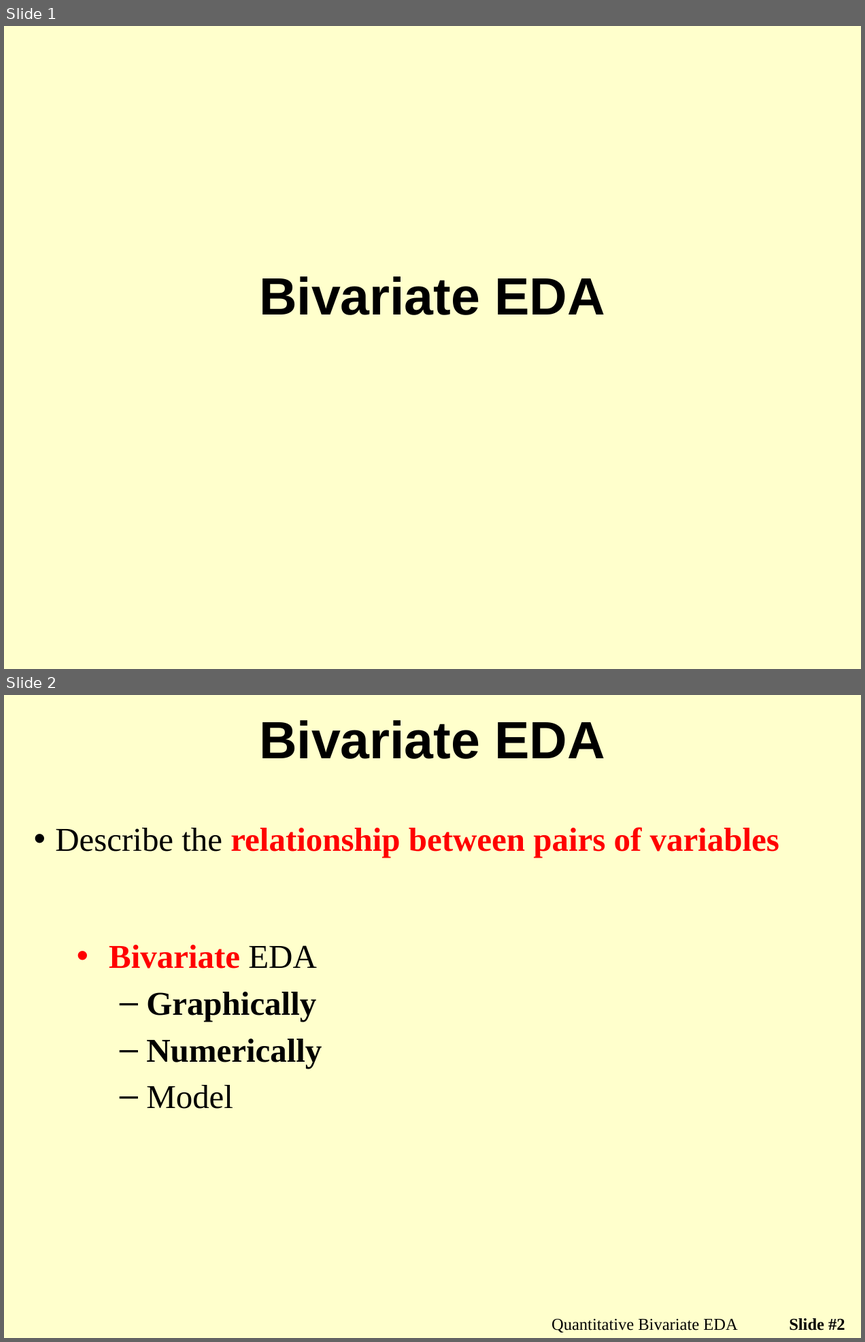
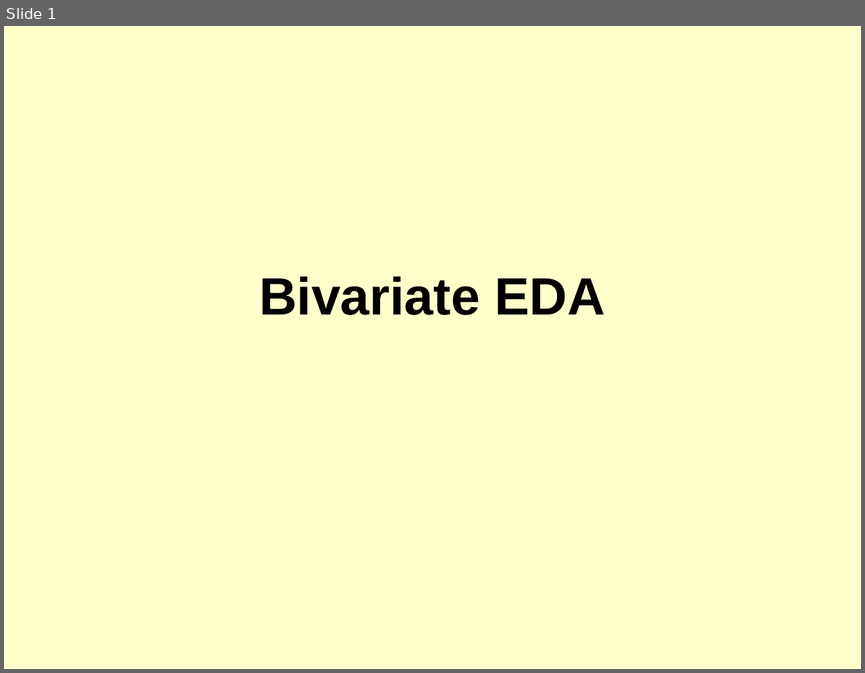
Before and after one commit to droglenc/NCMTH107, a slide deck: modules/BivEDA_Categorical/PPT_old.pptx. Shown one above the other, each under a label of ours: slides 1 and 2 before the commit, slide 1 after it. The pictures are 865x1342 and 865x673 pixels, drawn with LibreOffice and Linux fonts; fonts in the diff are those of the drawing; background and template pictures are left out. Boxes give left, top, right and bottom in pixels: in the first picture for what was removed or moved away, otherwise in the second. Text is boxed around its words. In the diff, an @@ line names an element or a change of style, - is before the commit and + after.

Commit message:
Work on Bivariate EDA module

```diff
--- a/modules/BivEDA_Categorical/PPT_old.pptx
+++ b/modules/BivEDA_Categorical/PPT_old.pptx
@@ slide 2 removed at (x1=4, y1=695, x2=861, y2=1338), background picture (left out) @@
@@ title removed at (x1=259, y1=720, x2=604, y2=759) @@
-Bivariate EDA
@@ text removed at (x1=55, y1=827, x2=779, y2=858) @@
-• Describe the relationship between pairs of variables
@@ text removed at (x1=109, y1=945, x2=322, y2=1108) @@
-• Bivariate EDA
-  – Graphically
-  – Numerically
-  – Model
@@ text removed at (x1=551, y1=1318, x2=737, y2=1332) @@
-Quantitative Bivariate EDA
@@ page number removed at (x1=789, y1=1318, x2=845, y2=1330) @@
-Slide #2
```
Also in this commit, not shown: 26 other slides removed, 4 other files.
